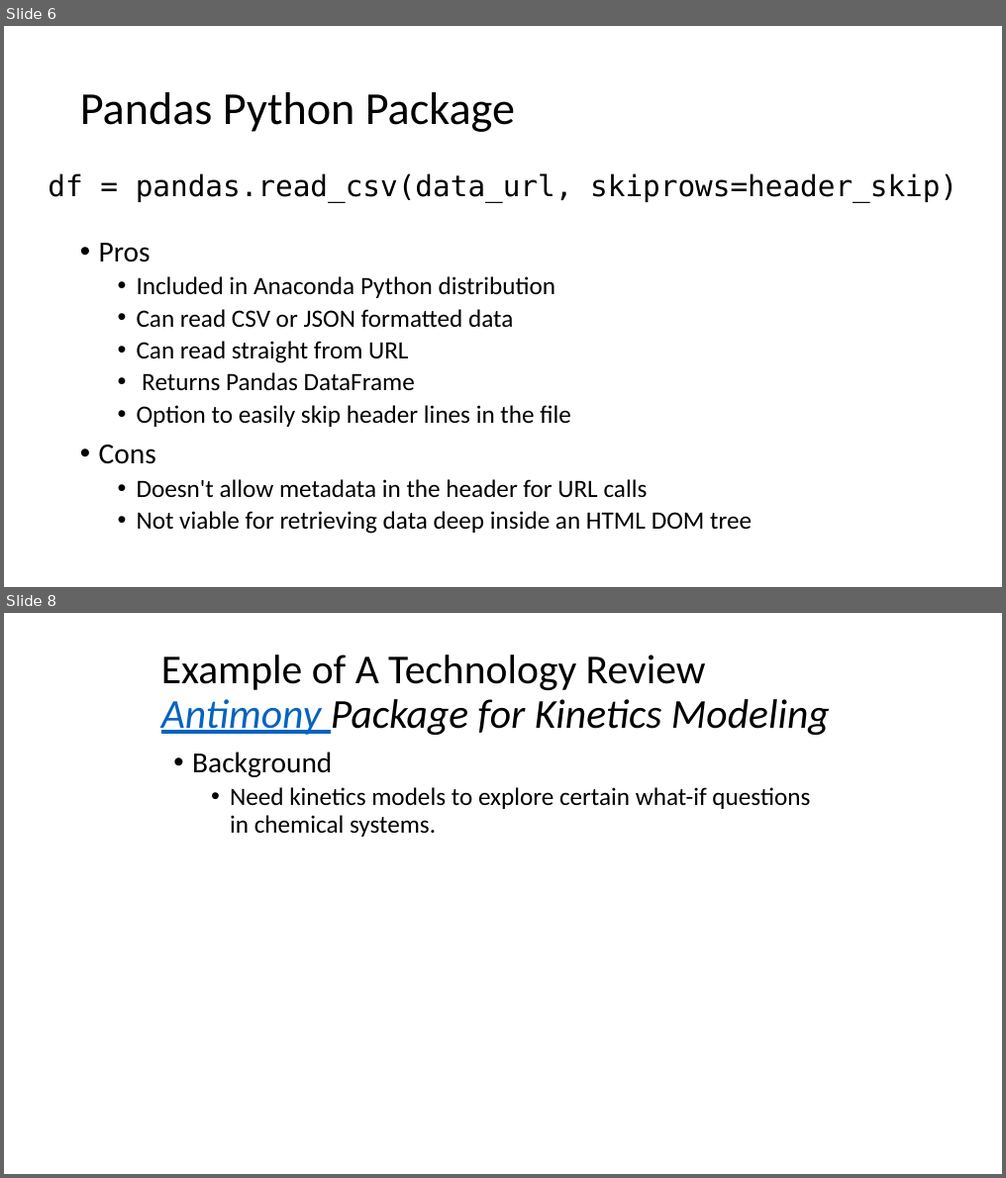
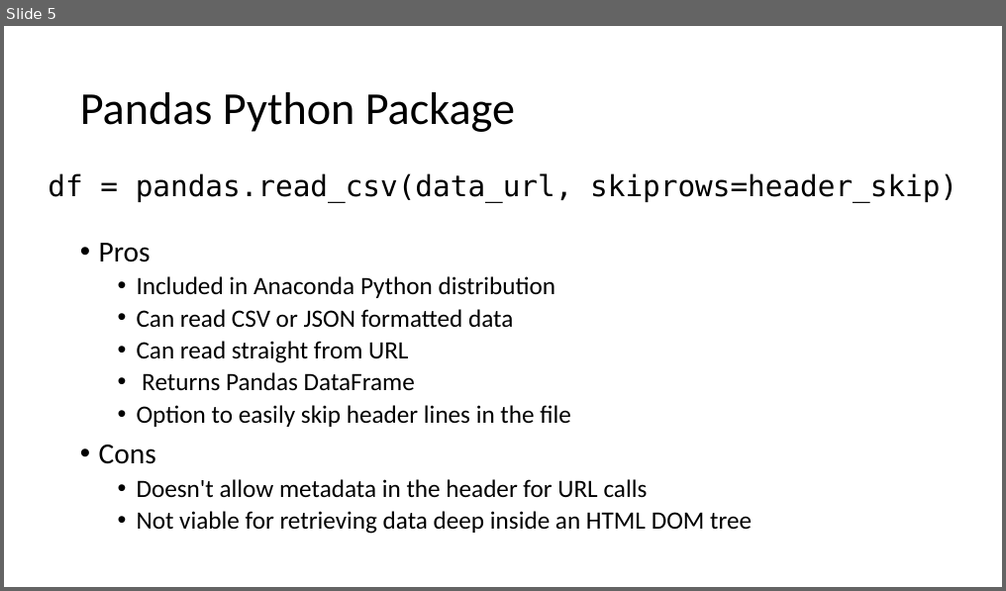
Before and after one commit to toddschultz/DegreesOfClimateChange, a slide deck: doc/design/TechnologyReview.pptx. Shown one above the other, each under a label of ours: slides 6 and 8 before the commit, slide 5 after it; the slides between them are not shown. The pictures are 1006x1178 and 1006x591 pixels, drawn with LibreOffice and Linux fonts; fonts in the diff are those of the drawing. Boxes give left, top, right and bottom in pixels: in the first picture for what was removed or moved away, otherwise in the second. Text is boxed around its words. In the diff, an @@ line names an element or a change of style, - is before the commit and + after.

Commit message:
draft of powerpoint tech review done

```diff
--- a/doc/design/TechnologyReview.pptx
+++ b/doc/design/TechnologyReview.pptx
@@ slide 8 removed at (4,613,1002,1174), background #FFFFFF @@
@@ title removed at (161,655,830,735) @@
-Example of A Technology Review
-Antimony Package for Kinetics Modeling
@@ text removed at (192,752,810,837) @@
-• Background
-  • Need kinetics models to explore certain what-if questions in chemical systems.
@@ what was slide 6 is now slide 5 @@
```
Also in this commit, not shown: 2 slides added, 3 other slides removed.
